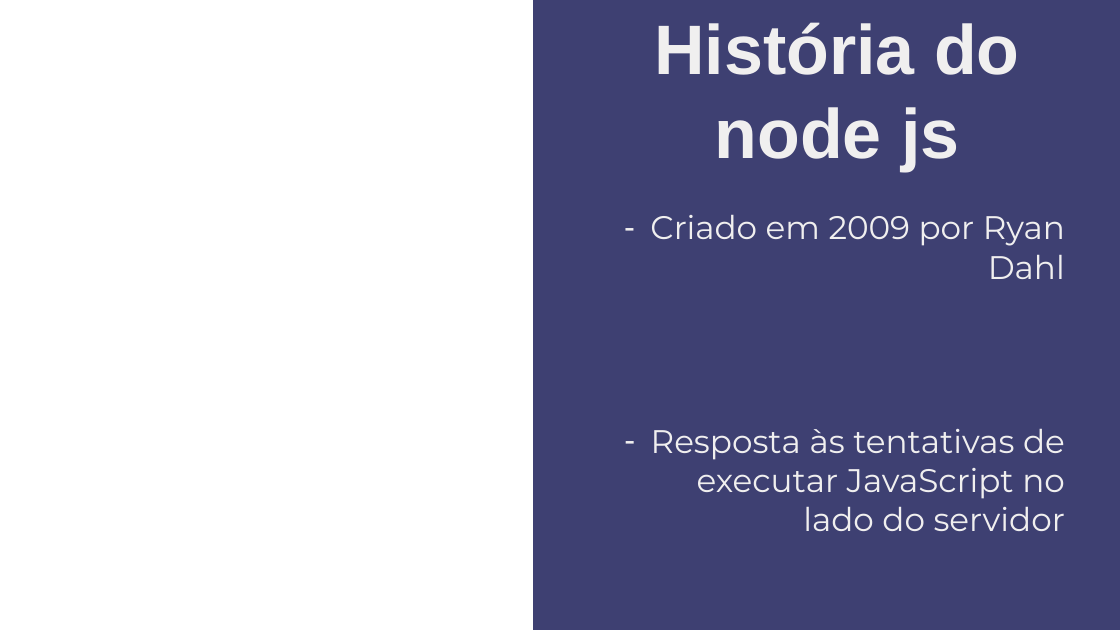
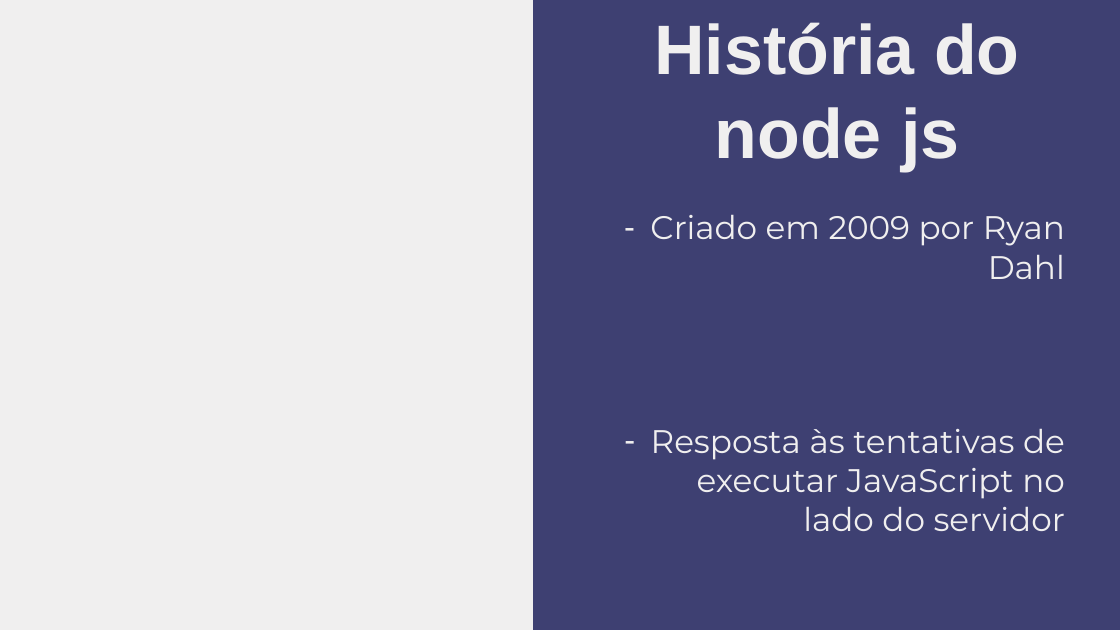
Before and after one commit to johnnysuh/atividades, a slide deck: slide 3 of NODE.pptx. Drawn at 1120x630 pixels with LibreOffice and Linux fonts; fonts in the diff are those of the drawing. Boxes give left, top, right and bottom in pixels: in the first picture for what was removed or moved away, otherwise in the second. Text is boxed around its words. In the diff, an @@ line names an element or a change of style, - is before the commit and + after.

```diff
--- a/NODE.pptx
+++ b/NODE.pptx
@@ background #FFFFFF to #F0EFEF @@
```
Also in this commit, not shown: 2 slides added.
